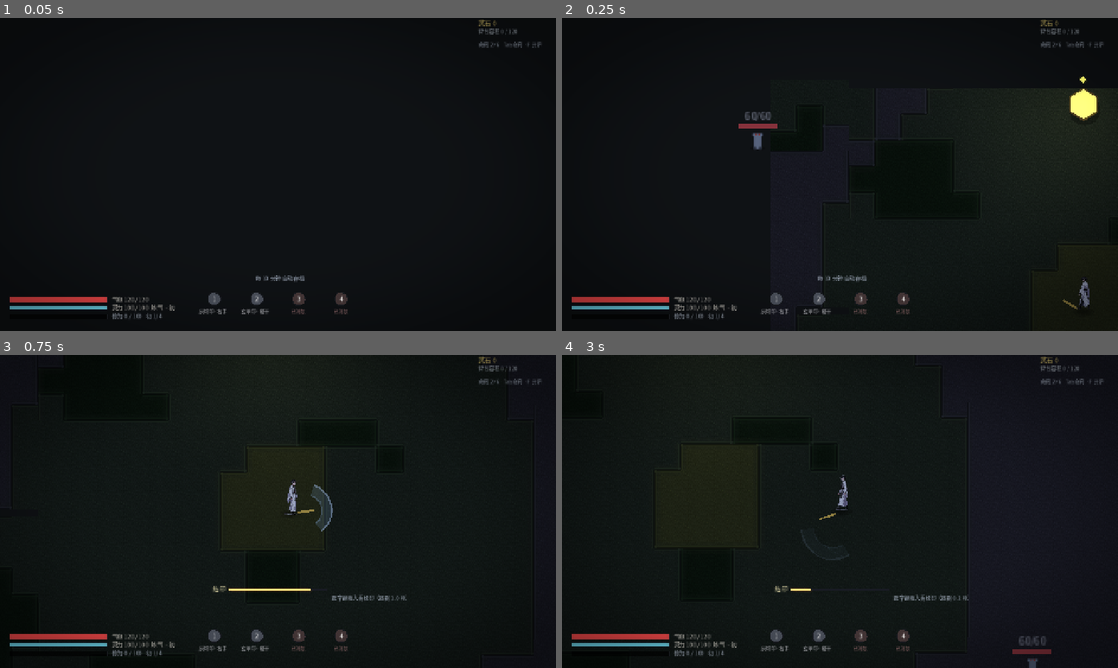
Above: before the commit, frames 1-4 (two rows, left to right).
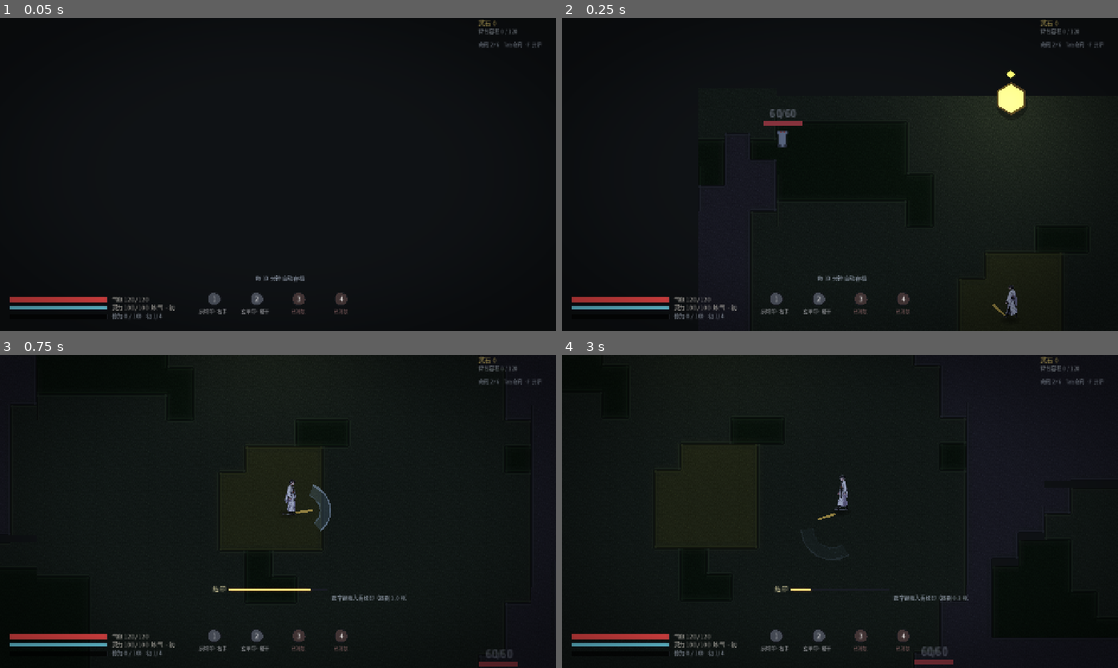
Above: after the commit, the same moments.

Repository: HHH509-QWER/yunling-prototype
Game: Godot game, scene res://scenes/Main.tscn
Same seed, same stepped clock (60 frames per second), same inputs: the game is played once before the commit and once after it.
Inputs (mouse positions are in pixels of both pictures, inside the frame that each line leads up to):
- Up to frame 1 (0.05 s): no input
- Up to frame 2 (0.25 s): no input
- Up to frame 3 (0.75 s): tap Enter at 0.5 s; move the mouse to (400, 495) at 0.52 s; hold D (move_right) from 0.53 s (still down); hold R (combo) from 0.53 s (still down); click (400, 495) at 0.67 s
- Up to frame 4 (3 s): release D (move_right) at 1.25 s; release R (combo) at 1.25 s; drag from (728, 527) to (812, 574) at 1.27 s; move the mouse to (895, 442) at 2.02 s; hold D (move_right) 2.03-2.75 s; hold R (combo) 2.03-2.75 s; drag from (812, 574) to (673, 464) at 2.77 s

Frame 1 is identical in both runs. In frame 2, 2.3% of the frame differs, in the area x 31-100%, y 16-96%; in frame 3, 0.5%; in frame 4, 0.6%.

Commit message:
Step 0.1 世界尺寸规范化：5120×2880(160×90) → 3584×3072(112×96)
- GameData.WORLD.size → 3584×3072；WORLD_COLS/ROWS → 112/96（112×32=3584、96×32=3072）
- gen_worldmap.mjs：COLS/ROWS 640×360 → 448×384，CW/CH 160×90 → 112×96（CELL=8、K=4 不变）
- 重烘焙 art/world/worldmap.png(112×96) 与 art/tools/preview_worldmap.png(3584×3072)
- ZONES 由写死 2560×1440 改为从 WORLD.size 推导（世界一改尺寸分区就跟着铺满）
- 世界尺寸断言改为从数据算（原写死「40×23」，M30.25 后一直是错的）
- 新增断言：格数×每格像素 == 世界尺寸

自测 575 项全绿（基线 574 + 新增 1）

⚠️ 重烘焙后必须跑一次 godot --headless --path . --import，
   否则 Godot 仍用旧的 .godot/imported/*.ctex，地形全读成 0

Diff:
--- a/scripts/Game.gd
+++ b/scripts/Game.gd
@@ -4200,8 +4200,15 @@
 			"有 %d 枚印显化着" % player.slot_summoned.filter(func(x): return x != null).size())
 
 	# ⭐ M30.13c：世界数据（高度模型）—— 渲染与玩法读同一张表
-	_check("世界数据已加载且尺寸是 40×23（每格 32px）", GameData.world_ready(),
-			"读取失败：%s" % GameData.WORLD_MAP_PATH)
+	## ⭐ M31 Step 0：尺寸**从数据算**（以前写死「40×23」，M30.25 放大世界后就一直是错的）
+	_check("世界数据已加载且尺寸是 %d×%d（每格 %.0fpx）" % [
+				GameData.WORLD_COLS, GameData.WORLD_ROWS, GameData.WORLD_CELL],
+			GameData.world_ready(), "读取失败：%s" % GameData.WORLD_MAP_PATH)
+	_check("世界格数 × 每格像素 == 世界尺寸（格表与世界容器自洽）",
+			is_equal_approx(float(GameData.WORLD_COLS) * GameData.WORLD_CELL, GameData.WORLD["size"].x)
+			and is_equal_approx(float(GameData.WORLD_ROWS) * GameData.WORLD_CELL, GameData.WORLD["size"].y),
+			"%d×%.0f=%d vs %s" % [GameData.WORLD_COLS, GameData.WORLD_CELL,
+				int(GameData.WORLD_COLS * GameData.WORLD_CELL), str(GameData.WORLD["size"])])
 	var cliff_cnt := 0
 	var deep_cnt := 0
 	var elev_min := 1.0
--- a/scripts/GameData.gd
+++ b/scripts/GameData.gd
@@ -457,8 +457,10 @@
 #    所以屏幕上看到的范围与改动前**完全一样**（683×384 世界像素 = 1366×768 屏幕像素），
 #    但每个美术像素占 2×2 个屏幕像素 —— 像素颗粒粗一倍，空间关系不变。
 const WORLD := {
-	## ⭐ M30.25：世界 **4×4 屏**（5120×2880）—— 用户定案「想要大世界的样子」。
-	"size": Vector2(5120.0, 2880.0),
+	## ⭐ M31 Step 0：**世界容器 3584×3072**（= 112×96 格 × 32px）——《40 屏世界容器架构方案》定案。
+	##    ⚠️ 上一版是 5120×2880（160×90 格）：横向收窄 30%、纵向加高 6.7%，
+	##    纵横比从 16:9 变成 7:6。旧存档坐标按比例缩放后 clamp（见 SaveGame.VERSION 8）。
+	"size": Vector2(3584.0, 3072.0),
 }
 
 ## 视口与相机缩放（M29）。⭐ 这两个数字决定「1 个美术像素 = 几个屏幕像素」：
@@ -476,12 +478,12 @@
 ##    边界用正弦扰动做成**不规则过渡线**（不是四个直角方块）。
 ## ⚠️ 迁移中：`ZONES`（四分区）暂时**只用来给采集点/敌人打标签**，渲染已经不看它了。
 ##    下一步把采集点/敌人改成按距离分布 + 把 4 条分区断言换成地形断言，那时才删 `ZONES`。
-## ⭐⭐ M30.13c：**世界数据表**（由 `art/tools/gen_worldmap.mjs` 导出，40×23 格 × 32px）
+## ⭐⭐ M30.13c：**世界数据表**（由 `art/tools/gen_worldmap.mjs` 导出，112×96 格 × 32px）
 ##    R = 地形 id×50 / G = 海拔 / B = 水深 —— **渲染与玩法读同一张表**。
 ##    ⚠️ 绝不在 GDScript 里重算噪声：那会让「画出来的山」和「判定里的山」变成两座山。
 const WORLD_MAP_PATH := "res://art/world/worldmap.png"
-const WORLD_COLS := 160
-const WORLD_ROWS := 90
+const WORLD_COLS := 112
+const WORLD_ROWS := 96
 const WORLD_CELL := 32.0
 ## 地形 id → 名字。⚠️ 顺序必须和生成器里的 T 一致（水/草/林/山/灵田）
 const WORLD_TERRAINS := ["水泽", "草地", "竹林", "灵岩", "灵田"]
@@ -494,7 +496,7 @@
 static var _world_img: Image = null
 static var _world_tried := false
 
-## 读一次就缓存（40×23 很小；**不要每帧读**）
+## 读一次就缓存（112×96 很小；**不要每帧读**）
 static func world_image() -> Image:
 	if not _world_tried:
 		_world_tried = true
@@ -585,16 +587,24 @@
 }
 
 
-const ZONES := {
-	"草原": {"rect": Rect2(0.0, 0.0, 2560.0, 1440.0), "color": Color(0.11, 0.14, 0.11),
-		"visual": {"texture": "res://art/tiles/grass.png"}},
-	"岩区": {"rect": Rect2(2560.0, 0.0, 2560.0, 1440.0), "color": Color(0.14, 0.13, 0.12),
-		"visual": {"texture": "res://art/tiles/rock.png"}},
-	"雷区": {"rect": Rect2(0.0, 1440.0, 2560.0, 1440.0), "color": Color(0.10, 0.10, 0.16),
-		"visual": {"texture": "res://art/tiles/thunder.png"}},
-	"热区": {"rect": Rect2(2560.0, 1440.0, 2560.0, 1440.0), "color": Color(0.16, 0.10, 0.09),
-		"visual": {"texture": "res://art/tiles/heat.png"}},
-}
+## ⭐ M31 Step 0：四个区的矩形**从世界尺寸算**，不再写死。
+##    ⚠️ 以前写死 2560×1440（= 旧世界 5120×2880 的一半）—— 世界一改尺寸，
+##    「四个分区正好铺满世界」和「每区 2 处采集点」两条断言立刻假失败。
+##    现在世界改多大，分区就跟着铺多大（**分区只是标签**：渲染与产出都不看它）。
+static var ZONES: Dictionary = _build_zones()
+
+static func _build_zones() -> Dictionary:
+	var h: Vector2 = WORLD["size"] * 0.5          # 切分点 = 世界正中（四象限）
+	return {
+		"草原": {"rect": Rect2(0.0, 0.0, h.x, h.y), "color": Color(0.11, 0.14, 0.11),
+			"visual": {"texture": "res://art/tiles/grass.png"}},
+		"岩区": {"rect": Rect2(h.x, 0.0, h.x, h.y), "color": Color(0.14, 0.13, 0.12),
+			"visual": {"texture": "res://art/tiles/rock.png"}},
+		"雷区": {"rect": Rect2(0.0, h.y, h.x, h.y), "color": Color(0.10, 0.10, 0.16),
+			"visual": {"texture": "res://art/tiles/thunder.png"}},
+		"热区": {"rect": Rect2(h.x, h.y, h.x, h.y), "color": Color(0.16, 0.10, 0.09),
+			"visual": {"texture": "res://art/tiles/heat.png"}},
+	}
 
 ## 某个世界坐标落在哪个区。采集产出与敌人配置都靠它，避免在数据里重复写区名。
 static func zone_at(pos: Vector2) -> String:
Binary file changed: art/tools/preview_worldmap.png
Binary file changed: art/world/worldmap.png
Not shown, changed: art/tools/gen_worldmap.mjs
